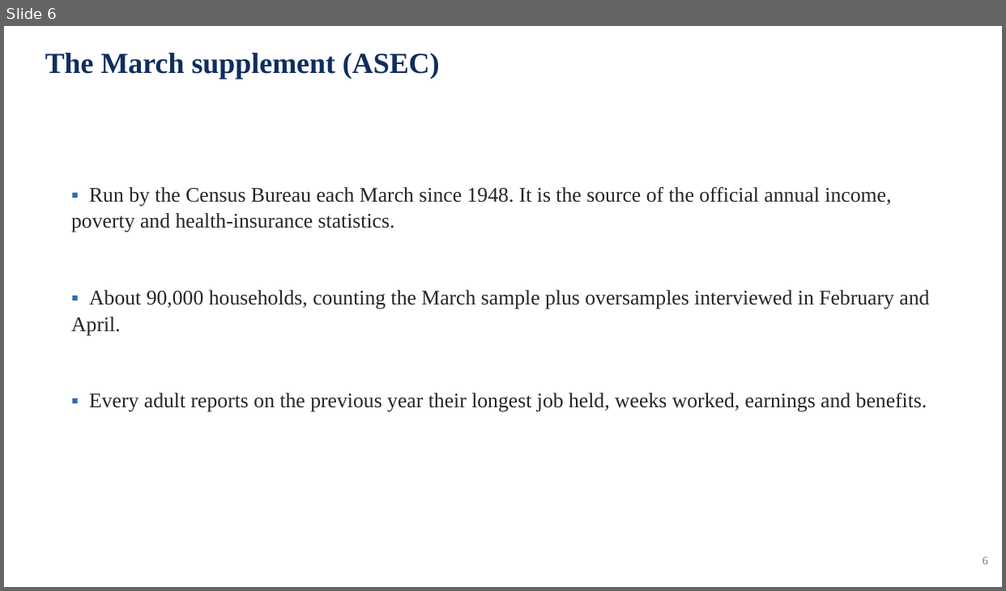
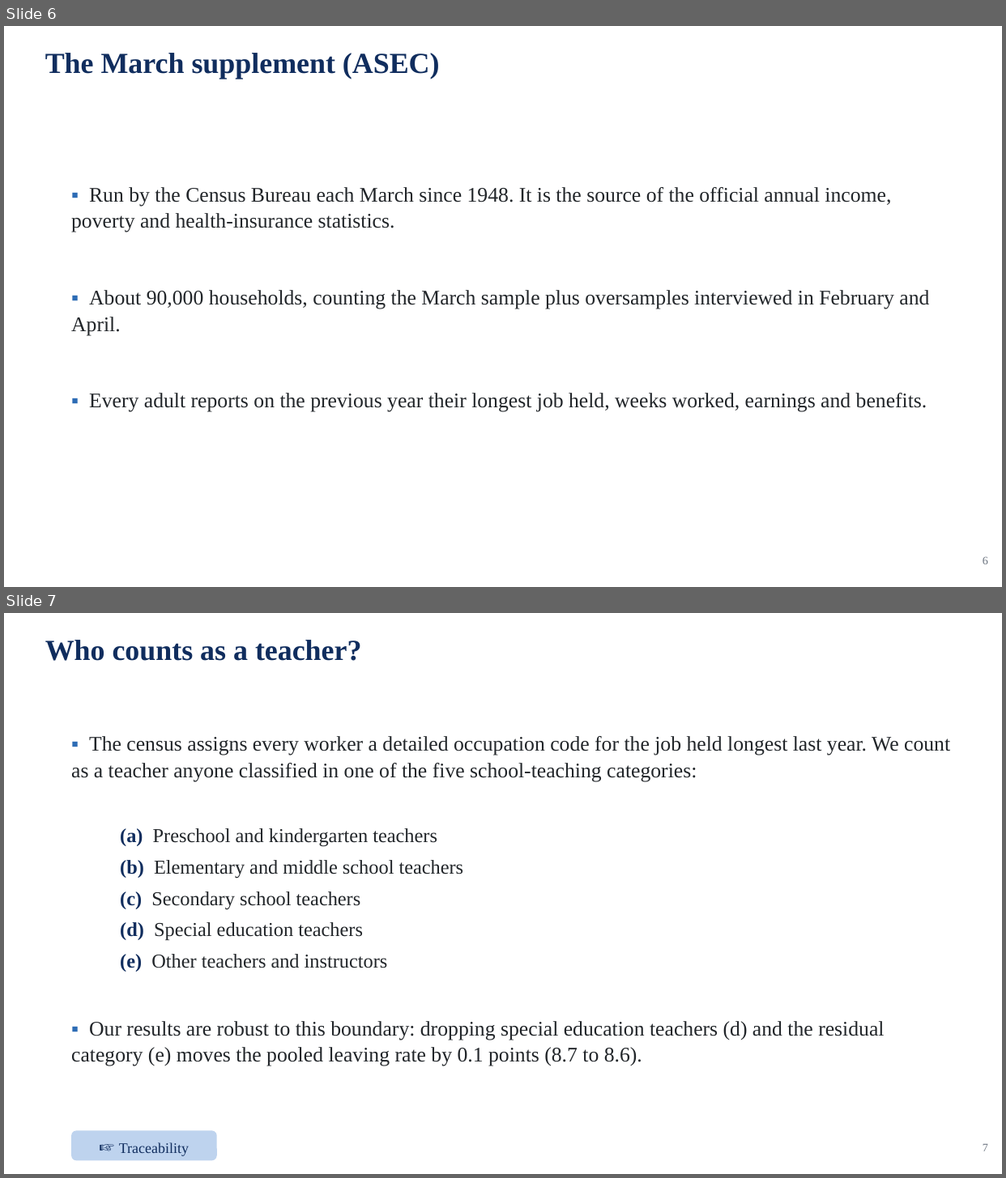
Before and after one commit to jedr1-ship-it/Alternative-Pathways----Quant, a slide deck: report/data_cluster/Proyect_US_cluster.pptx. Shown one above the other, each under a label of ours: slide 6 before the commit, slides 6 and 7 after it. The pictures are 1006x591 and 1006x1178 pixels, drawn with LibreOffice and Linux fonts; fonts in the diff are those of the drawing. Boxes give left, top, right and bottom in pixels: in the first picture for what was removed or moved away, otherwise in the second. Text is boxed around its words. In the diff, an @@ line names an element or a change of style, - is before the commit and + after.

```diff
--- a/report/data_cluster/Proyect_US_cluster.pptx
+++ b/report/data_cluster/Proyect_US_cluster.pptx
@@ slide 7 added at bbox=[4, 613, 1002, 1174], background #FFFFFF @@
@@ text added at bbox=[45, 640, 361, 661], 28 pt, text #102D5E, bold @@
+Who counts as a teacher?
@@ text added at bbox=[71, 736, 950, 782], 20 pt, text #212529 @@
+▪ The census assigns every worker a detailed occupation code for the job held longest last year. We count as a teacher anyone classified in one of the five school-teaching categories:
@@ text added at bbox=[120, 828, 464, 972], 19 pt, text #212529 @@
+(a) Preschool and kindergarten teachers
+(b) Elementary and middle school teachers
+(c) Secondary school teachers
+(d) Special education teachers
+(e) Other teachers and instructors
@@ text added at bbox=[71, 1021, 884, 1067], 20 pt, text #212529 @@
+▪ Our results are robust to this boundary: dropping special education teachers (d) and the residual category (e) moves the pooled leaving rate by 0.1 points (8.7 to 8.6).
@@ rounded rectangle added at bbox=[71, 1131, 216, 1161], fill #BED3EE, 14 pt, text #102D5E @@
+☞ Traceability
@@ text added at bbox=[982, 1144, 988, 1152], 11 pt, text #6B7480 @@
+7
```
Also in this commit, not shown: 1 slide removed, 4 other files.
